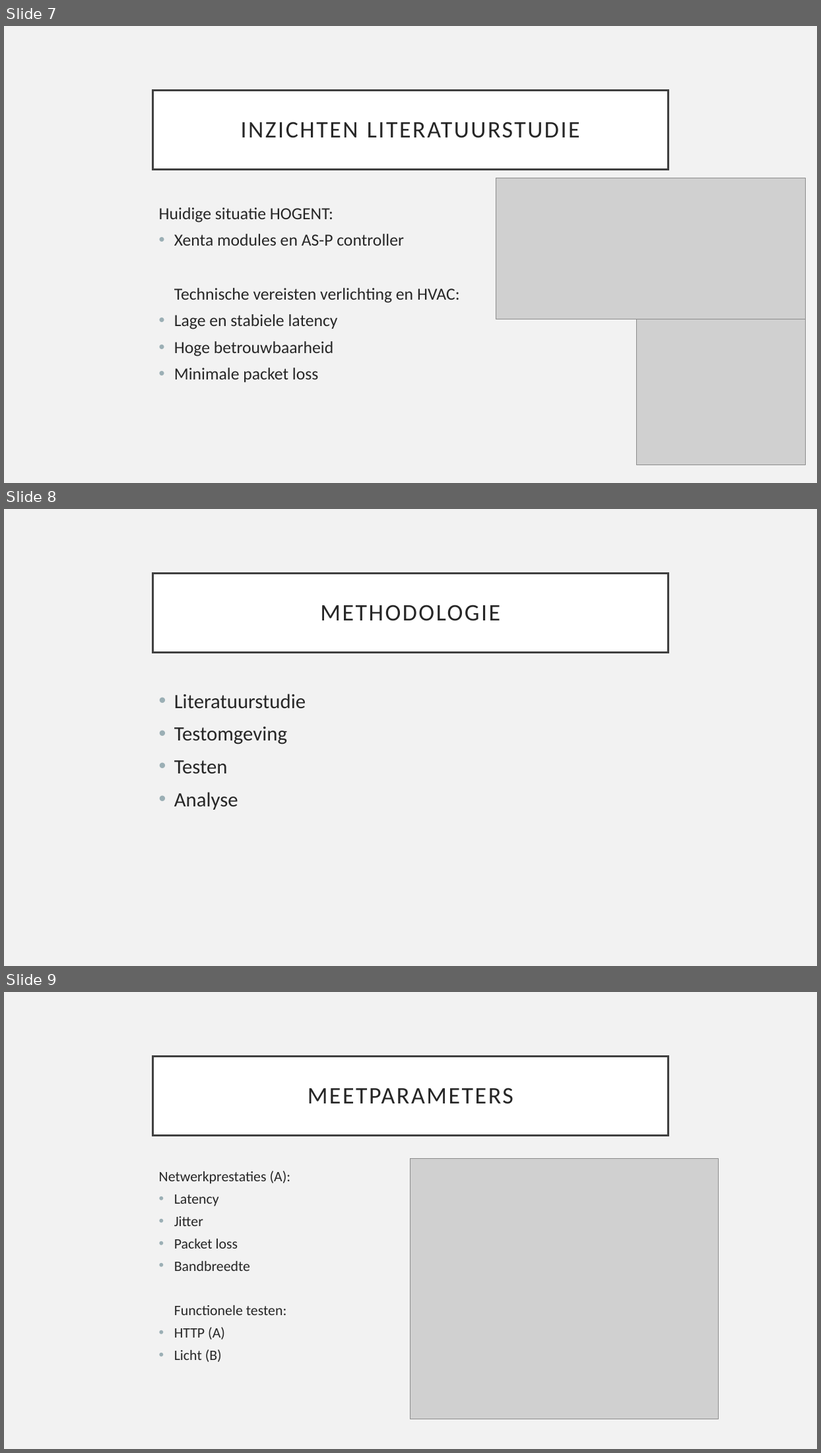
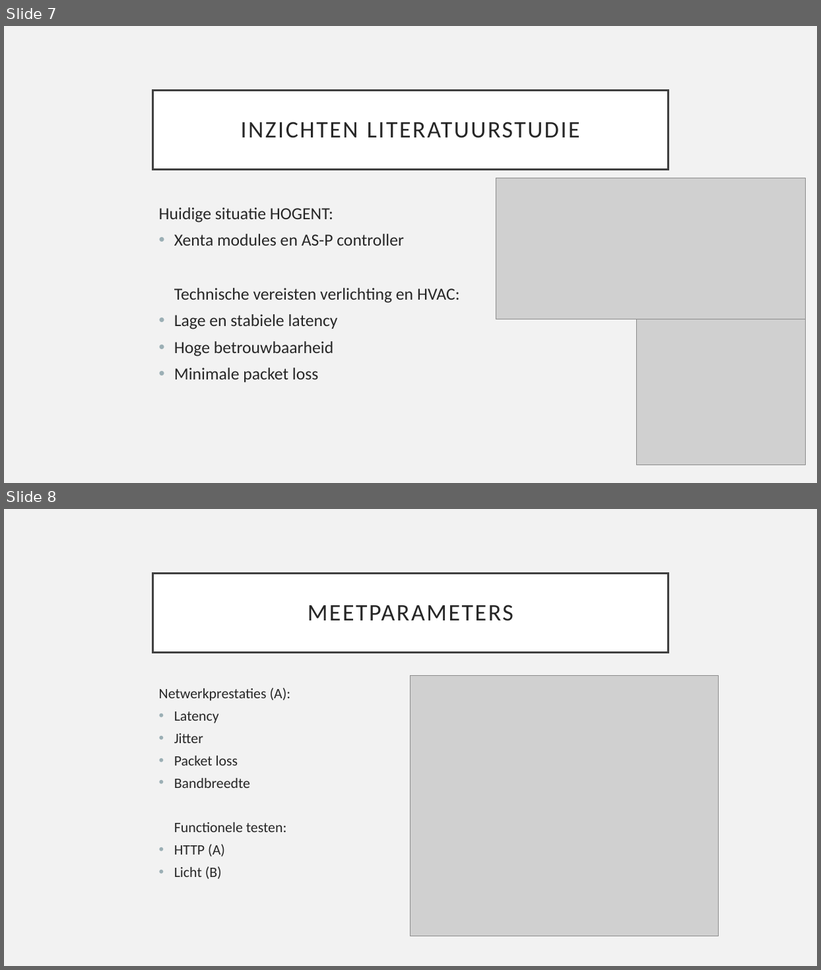
Before and after one commit to JanDeSomviele/Bachelorproef2025, a slide deck: Bachelorproef2025JanDeSomviele.odp. Shown one above the other, each under a label of ours: slides 7, 8 and 9 before the commit, slides 7 and 8 after it. The pictures are 821x1453 and 821x970 pixels, drawn with LibreOffice and Linux fonts; fonts in the diff are those of the drawing; grey boxes stand for pictures. Boxes give left, top, right and bottom in pixels: in the first picture for what was removed or moved away, otherwise in the second. Text is boxed around its words. In the diff, an @@ line names an element or a change of style, - is before the commit and + after.

```diff
--- a/Bachelorproef2025JanDeSomviele.odp
+++ b/Bachelorproef2025JanDeSomviele.odp
@@ slide 8 removed at box(4, 509, 817, 966), background #F2F2F2 @@
@@ title removed at box(153, 574, 668, 653) @@
-METHODOLOGIE
@@ text removed at box(174, 694, 306, 810) @@
-• Literatuurstudie
-• Testomgeving
-• Testen
-• Analyse
@@ what was slide 9 is now slide 8 @@
```
Also in this commit, not shown: 1 slide added, 1 other slide removed, 1 other file.
